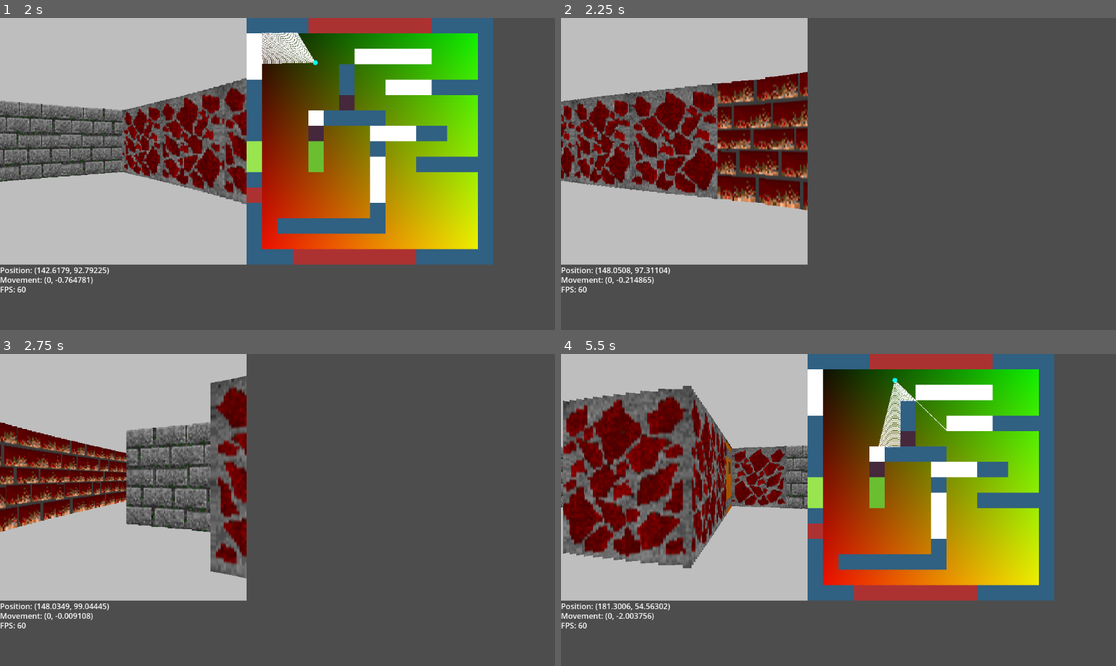
Above: before the commit, frames 1-4 (two rows, left to right).
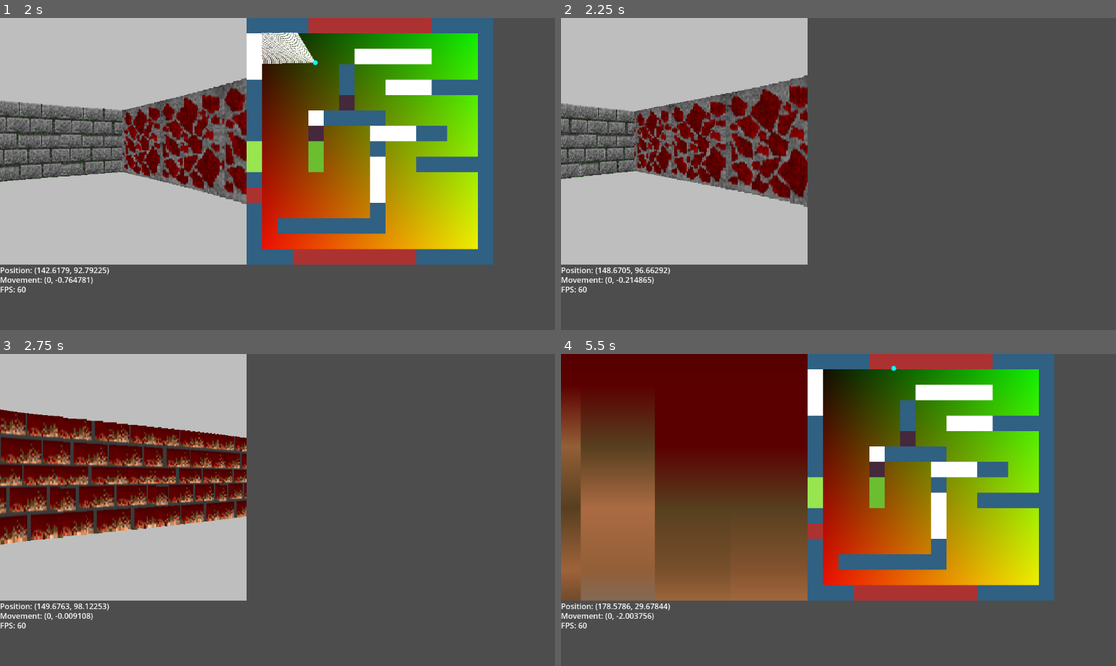
Above: after the commit, the same moments.

Repository: DiabloSerpent/doomTesting
Game: Godot game, scene res://game_window.tscn
Two runs of this game, one before a commit and one after it. Both use one fixed random seed, a clock stepped at 60 frames per second and the inputs below.
Inputs:
- Up to frame 1 (2 s): tap Enter at 0.5 s; hold Right 0.53-1.28 s; tap F at 0.6, 1.35 s; hold S from 1.28 s (still down)
- Up to frame 2 (2.25 s): release S at 2.03 s; hold Right from 2.03 s (still down); tap G at 2.1 s
- Up to frame 3 (2.75 s): keep holding Right; tap F at 2.3 s
- Up to frame 4 (5.5 s): release Right at 2.78 s; hold W 2.78-3.53 s; tap F at 2.85, 3.6, 4.55, 5.1 s; hold Left 3.53-5.03 s; tap G at 4.35 s; hold S from 5.03 s (still down)

Frame 1 is identical in both runs. In frame 2, 13% of the frame differs, in the area x 0-45%, y 17-82%; in frame 3, 16%; in frame 4, 34%, in the area x 0-70%, y 0-82%.

Commit message:
Remove cringe from input logic

Diff:
--- a/src/GameWindow.gd
+++ b/src/GameWindow.gd
@@ -52,6 +52,7 @@
 var player_move: Vector2
 var ACCELERATION = LOW_ACCELERATION
 var CAMERA_SPEED = LOW_CAMERA_SPEED
+var SPRINT_ON = false
 
 
 func create_gradient_map():
@@ -119,27 +120,33 @@
 
 	if event is InputEventKey:
 		if event.is_released() and event.keycode == KEY_F:
-			# Kinda cringe, don't sue me
-			ACCELERATION = LOW_ACCELERATION if ACCELERATION == HIGH_ACCELERATION else HIGH_ACCELERATION
-			CAMERA_SPEED = LOW_CAMERA_SPEED if ACCELERATION == HIGH_CAMERA_SPEED else HIGH_CAMERA_SPEED
+			if SPRINT_ON:
+				ACCELERATION = LOW_ACCELERATION
+				CAMERA_SPEED = LOW_CAMERA_SPEED
+			else:
+				ACCELERATION = HIGH_ACCELERATION
+				CAMERA_SPEED = HIGH_CAMERA_SPEED
+
+			SPRINT_ON = not SPRINT_ON
+
 		if event.is_released() and event.keycode == KEY_G:
 			gradient_display.visible = not gradient_display.visible
 
 
 # Called every frame. 'delta' is the elapsed time since the previous frame.
 func _process(delta):
-	var camera_left = CAMERA_SPEED if Input.is_physical_key_pressed(KEY_LEFT) else 0.0
-	var camera_right = CAMERA_SPEED if Input.is_physical_key_pressed(KEY_RIGHT) else 0.0
-
-	player_angle += (camera_right - camera_left) * delta
+	var camera_left = int(Input.is_physical_key_pressed(KEY_LEFT))
+	var camera_right = int(Input.is_physical_key_pressed(KEY_RIGHT))
+
+	player_angle += (camera_right - camera_left) * CAMERA_SPEED * delta
 
 	# Handle Input
-	var right = ACCELERATION if Input.is_physical_key_pressed(KEY_D) else 0
-	var left = ACCELERATION if Input.is_physical_key_pressed(KEY_A) else 0
-	var up = ACCELERATION if Input.is_physical_key_pressed(KEY_W) else 0
-	var down = ACCELERATION if Input.is_physical_key_pressed(KEY_S) else 0
-
-	player_move += Vector2((left - right), (up - down)) * delta
+	var right = int(Input.is_physical_key_pressed(KEY_D))
+	var left = int(Input.is_physical_key_pressed(KEY_A))
+	var up = int(Input.is_physical_key_pressed(KEY_W))
+	var down = int(Input.is_physical_key_pressed(KEY_S))
+
+	player_move += Vector2((left - right), (up - down)) * ACCELERATION * delta
 	player_move *= DEACCELERATION_FACTOR
 
 	player_pos += player_move.rotated(player_angle - (PI / 2))
